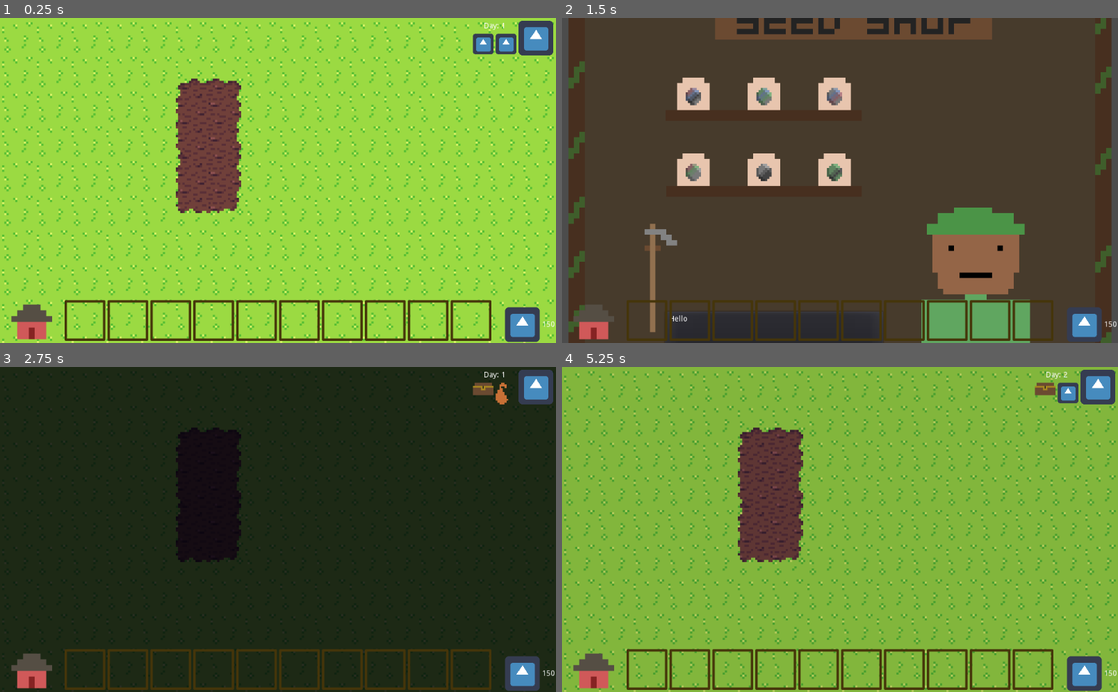
Above: before the commit, frames 1-4 (two rows, left to right).
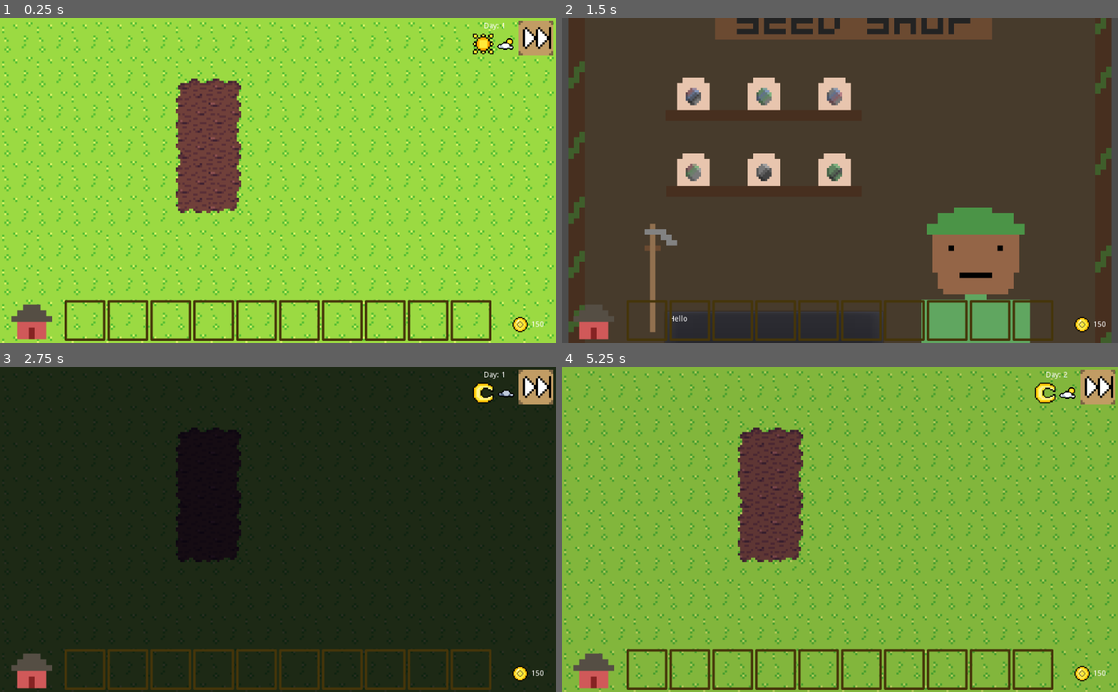
Above: after the commit, the same moments.

Repository: mrtheduts/GoGodotJam3
Game: Godot game, scene res://src/Main/Main.tscn
Same seed, same stepped clock (60 frames per second), same inputs: the game is played once before the commit and once after it. The engine's default icon, where the game draws it, is replaced by a stand-in: a white triangle on a blue panel in a dark square.
Inputs (mouse positions are in pixels of both pictures, inside the frame that each line leads up to):
- Up to frame 1 (0.25 s): no input
- Up to frame 2 (1.5 s): click (1095, 37) at 0.5 s; click (595, 323) at 1.25 s
- Up to frame 3 (2.75 s): click (33, 672) at 2 s
- Up to frame 4 (5.25 s): click (1095, 386) at 2.75 s; click (595, 672) at 3.5 s; click (595, 672) at 4.25 s; click (1095, 386) at 5 s

The runs differ from the first frame. In frame 1, 1.9% of the frame differs, in the area x 85-100%, y 0-100%; in frame 2, 0.7%; in frame 3, 1.7%; in frame 4, 1.8%.

Commit message:
Add UI icons (#17)
* Add close up plant ui icons

* Add world icons

* Add close up plant ui icons

* Add world icons

* add combine buton

Diff:
--- a/src/PopupDialog/PopupDialog.gd
+++ b/src/PopupDialog/PopupDialog.gd
@@ -132,6 +132,7 @@
 	if(life_state == Constants.LIFE_STAGES.DEAD):
 		$VBoxContainer/HBoxContainer/HBoxContainer/SellButton.visible = false
 		$VBoxContainer/HBoxContainer/HBoxContainer/DiscardButton.visible = true
+
 func _on_CombineButton_pressed():
 	emit_signal("combine_button_clicked", plant)
 
--- a/src/PopupDialog/PopupDialog.tscn
+++ b/src/PopupDialog/PopupDialog.tscn
@@ -1,7 +1,19 @@
-[gd_scene load_steps=3 format=2]
+[gd_scene load_steps=14 format=2]
 
 [ext_resource path="res://icon.png" type="Texture" id=1]
 [ext_resource path="res://src/PopupDialog/PopupDialog.gd" type="Script" id=2]
+[ext_resource path="res://raw_assets/images/ui-icons/sell.png" type="Texture" id=3]
+[ext_resource path="res://raw_assets/images/ui-icons/camera.png" type="Texture" id=4]
+[ext_resource path="res://raw_assets/images/ui-icons/close.png" type="Texture" id=5]
+[ext_resource path="res://raw_assets/images/ui-icons/watering-can.png" type="Texture" id=6]
+[ext_resource path="res://raw_assets/images/ui-icons/sell-pressed.png" type="Texture" id=7]
+[ext_resource path="res://raw_assets/images/ui-icons/watering-can-pressed.png" type="Texture" id=8]
+[ext_resource path="res://raw_assets/images/ui-icons/camera-pressed.png" type="Texture" id=9]
+[ext_resource path="res://raw_assets/images/ui-icons/close-pressed.png" type="Texture" id=10]
+[ext_resource path="res://raw_assets/images/ui-icons/combine.png" type="Texture" id=11]
+[ext_resource path="res://raw_assets/images/ui-icons/combine-pressed.png" type="Texture" id=12]
+
+[sub_resource type="ImageTexture" id=1]
 
 [node name="PopupDialog" type="PanelContainer"]
 anchor_left = 1.0
@@ -39,24 +51,34 @@
 margin_bottom = 64.0
 
 [node name="WaterButton" type="TextureButton" parent="VBoxContainer/HBoxContainer/HBoxContainer"]
-modulate = Color( 0.305882, 0.509804, 1, 1 )
 margin_right = 64.0
 margin_bottom = 64.0
-texture_normal = ExtResource( 1 )
+rect_min_size = Vector2( 64, 64 )
+texture_normal = ExtResource( 6 )
+texture_pressed = ExtResource( 8 )
+expand = true
 
 [node name="PhotoButton" type="TextureButton" parent="VBoxContainer/HBoxContainer/HBoxContainer"]
-modulate = Color( 0.537255, 0.537255, 0.537255, 1 )
 margin_left = 68.0
 margin_right = 132.0
 margin_bottom = 64.0
-texture_normal = ExtResource( 1 )
+rect_min_size = Vector2( 64, 64 )
+size_flags_horizontal = 3
+size_flags_vertical = 3
+texture_normal = ExtResource( 4 )
+texture_pressed = ExtResource( 9 )
+expand = true
 
 [node name="SellButton" type="TextureButton" parent="VBoxContainer/HBoxContainer/HBoxContainer"]
-modulate = Color( 1, 0.898039, 0.337255, 1 )
 margin_left = 136.0
 margin_right = 200.0
 margin_bottom = 64.0
-texture_normal = ExtResource( 1 )
+rect_min_size = Vector2( 64, 64 )
+size_flags_horizontal = 3
+size_flags_vertical = 3
+texture_normal = ExtResource( 3 )
+texture_pressed = ExtResource( 7 )
+expand = true
 
 [node name="DiscardButton" type="TextureButton" parent="VBoxContainer/HBoxContainer/HBoxContainer"]
 visible = false
@@ -65,22 +87,26 @@
 margin_right = 268.0
 margin_bottom = 64.0
 texture_normal = ExtResource( 1 )
+texture_pressed = SubResource( 1 )
 
 [node name="CombineButton" type="TextureButton" parent="VBoxContainer/HBoxContainer/HBoxContainer"]
 visible = false
 margin_left = 204.0
 margin_right = 268.0
 margin_bottom = 64.0
-texture_normal = ExtResource( 1 )
+texture_normal = ExtResource( 11 )
+texture_pressed = ExtResource( 12 )
 
 [node name="CloseButton" type="TextureButton" parent="VBoxContainer/HBoxContainer"]
-modulate = Color( 1, 0.368627, 0.368627, 1 )
 margin_left = 336.0
 margin_right = 400.0
 margin_bottom = 64.0
+rect_min_size = Vector2( 64, 64 )
 size_flags_horizontal = 10
 size_flags_vertical = 10
-texture_normal = ExtResource( 1 )
+texture_normal = ExtResource( 5 )
+texture_pressed = ExtResource( 10 )
+expand = true
 
 [node name="CenterContainer" type="CenterContainer" parent="VBoxContainer"]
 margin_top = 68.0
--- a/src/UI/Money/Money.tscn
+++ b/src/UI/Money/Money.tscn
@@ -1,6 +1,6 @@
 [gd_scene load_steps=3 format=2]
 
-[ext_resource path="res://icon.png" type="Texture" id=1]
+[ext_resource path="res://raw_assets/images/ui-icons/coin.png" type="Texture" id=1]
 [ext_resource path="res://src/UI/Money/Money.gd" type="Script" id=2]
 
 [node name="Money" type="MarginContainer"]
@@ -21,25 +21,27 @@
 script = ExtResource( 2 )
 
 [node name="HBoxContainer" type="HBoxContainer" parent="."]
-margin_left = 2.0
-margin_top = 2.0
-margin_right = 86.0
-margin_bottom = 66.0
+margin_left = 18.0
+margin_top = 18.0
+margin_right = 70.0
+margin_bottom = 50.0
 size_flags_horizontal = 4
 size_flags_vertical = 4
 
 [node name="TextureRect" type="TextureRect" parent="HBoxContainer"]
-margin_right = 64.0
-margin_bottom = 64.0
+margin_right = 32.0
+margin_bottom = 32.0
+rect_min_size = Vector2( 32, 32 )
 size_flags_horizontal = 4
 size_flags_vertical = 4
 texture = ExtResource( 1 )
+expand = true
 
 [node name="Label" type="Label" parent="HBoxContainer"]
-margin_left = 68.0
-margin_top = 25.0
-margin_right = 84.0
-margin_bottom = 39.0
+margin_left = 36.0
+margin_top = 9.0
+margin_right = 52.0
+margin_bottom = 23.0
 size_flags_horizontal = 4
 text = "10"
 align = 2
--- a/src/UI/WorldUI/WorldUI.gd
+++ b/src/UI/WorldUI/WorldUI.gd
@@ -1,12 +1,12 @@
 extends MarginContainer
 
-var ICON_DAY_TEXTURE = preload("res://icon.png")
-var ICON_NIGHT_TEXTURE = preload("res://raw_assets/images/shop/chest.png")
+var ICON_DAY_TEXTURE = preload("res://raw_assets/images/ui-icons/sun.png")
+var ICON_NIGHT_TEXTURE = preload("res://raw_assets/images/ui-icons/moon.png")
 
-var ICON_CLEAR_TEXTURE = preload("res://icon.png")
-var ICON_CLOUDY_TEXTURE = preload("res://raw_assets/images/shop/bag.png")
-var ICON_RAINY_TEXTURE = preload("res://raw_assets/images/shop/coin.png")
-var ICON_METEOR_TEXTURE = preload("res://raw_assets/images/shop/shop.png")
+var ICON_CLEAR_TEXTURE = preload("res://raw_assets/images/ui-icons/clear-weather.png")
+var ICON_CLOUDY_TEXTURE = preload("res://raw_assets/images/ui-icons/cloudy-weather.png")
+var ICON_RAINY_TEXTURE = preload("res://raw_assets/images/ui-icons/rainy-weather.png")
+var ICON_METEOR_TEXTURE = preload("res://raw_assets/images/ui-icons/meteor-weather.png")
 
 func _ready():
 	Utils.conn_nodes(WorldManager, "new_day", self, "_on_WorldManager_new_day")
--- a/src/UI/WorldUI/WorldUI.tscn
+++ b/src/UI/WorldUI/WorldUI.tscn
@@ -1,6 +1,6 @@
 [gd_scene load_steps=3 format=2]
 
-[ext_resource path="res://icon.png" type="Texture" id=1]
+[ext_resource path="res://raw_assets/images/ui-icons/next-day.png" type="Texture" id=1]
 [ext_resource path="res://src/UI/WorldUI/WorldUI.gd" type="Script" id=2]
 
 [node name="WorldUI" type="MarginContainer"]
@@ -61,6 +61,8 @@
 margin_left = 84.0
 margin_right = 148.0
 margin_bottom = 64.0
+rect_min_size = Vector2( 64, 64 )
 texture_normal = ExtResource( 1 )
+expand = true
 
 [connection signal="pressed" from="HBoxContainer/PassTimeButton" to="." method="_on_PassTimeButton_pressed"]
Binary file added: raw_assets/images/ui-icons/camera-pressed.png
Not shown, added: raw_assets/images/ui-icons/camera-pressed.png.import
Binary file added: raw_assets/images/ui-icons/camera.png
Not shown, added: raw_assets/images/ui-icons/camera.png.import
Binary file added: raw_assets/images/ui-icons/clear-weather.png
Not shown, added: raw_assets/images/ui-icons/clear-weather.png.import
Binary file added: raw_assets/images/ui-icons/close-pressed.png
Not shown, added: raw_assets/images/ui-icons/close-pressed.png.import
Binary file added: raw_assets/images/ui-icons/close.png
Not shown, added: raw_assets/images/ui-icons/close.png.import
Binary file added: raw_assets/images/ui-icons/cloudy-weather.png
Not shown, added: raw_assets/images/ui-icons/cloudy-weather.png.import
(and 24 more such lines)
